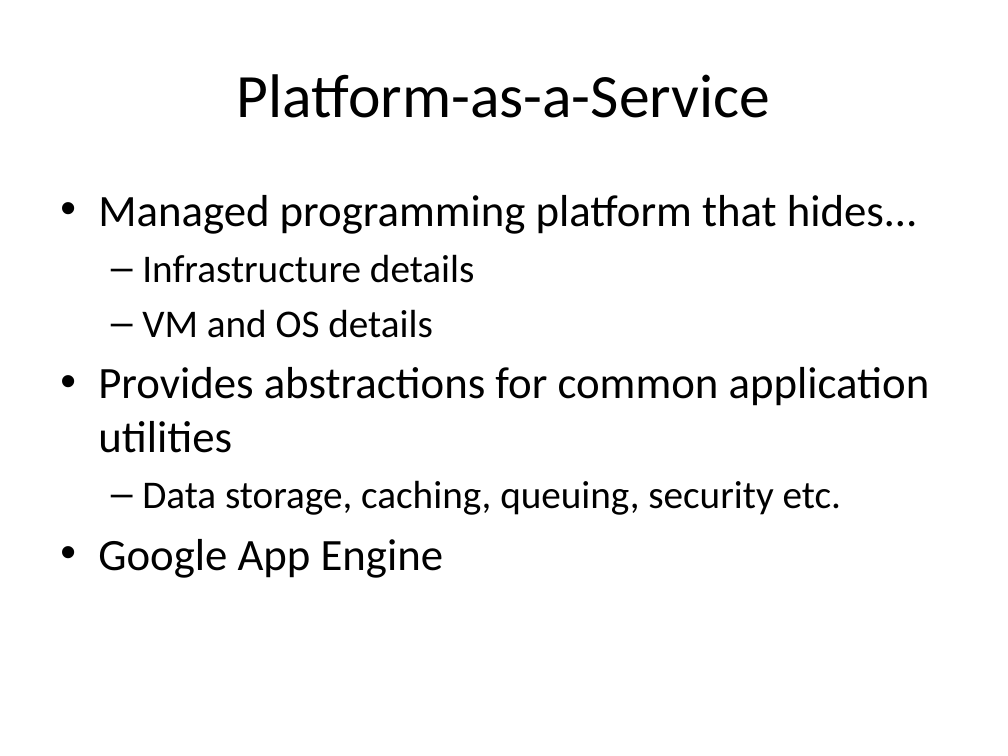
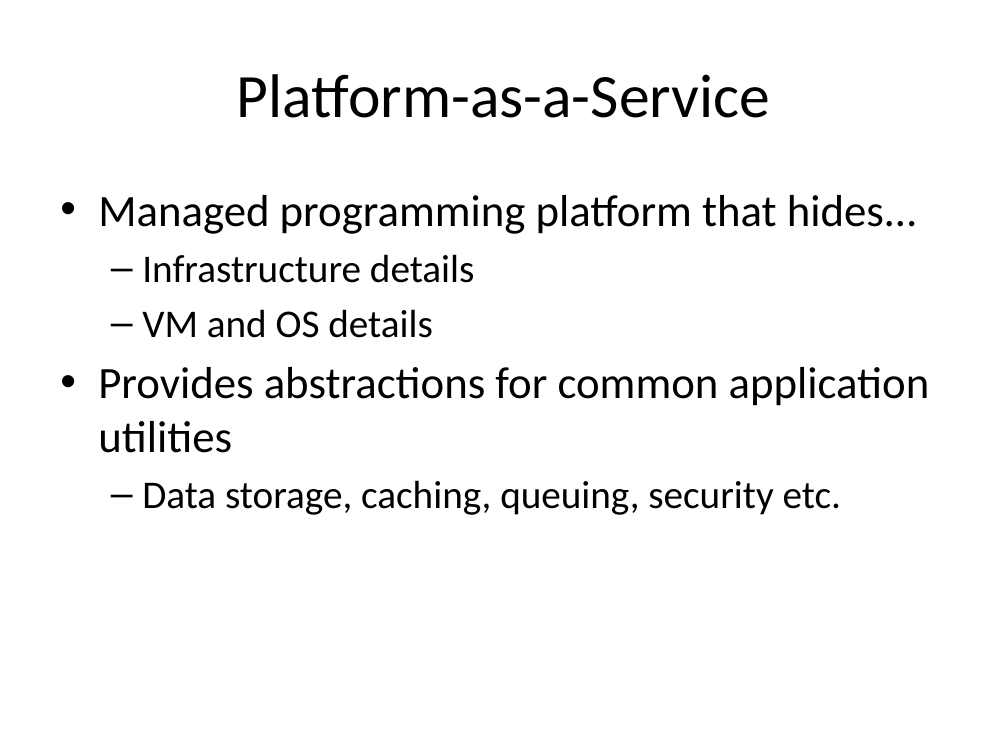
Before and after one commit to Dithn/eager-appscale, a slide deck: slide 15 of Eager/elk-experiment/appserver/system_design.pptx. Drawn at 1008x756 pixels with LibreOffice and Linux fonts; fonts in the diff are those of the drawing. Boxes give left, top, right and bottom in pixels: in the first picture for what was removed or moved away, otherwise in the second. Text is boxed around its words. In the diff, an @@ line names an element or a change of style, - is before the commit and + after.

```diff
--- a/Eager/elk-experiment/appserver/system_design.pptx
+++ b/Eager/elk-experiment/appserver/system_design.pptx
@@ text at (98, 539, 443, 578): paragraph removed @@
-• Google App Engine
```
Also in this commit, not shown: 7 other slides changed, 2 slides added, 1 slide removed.
